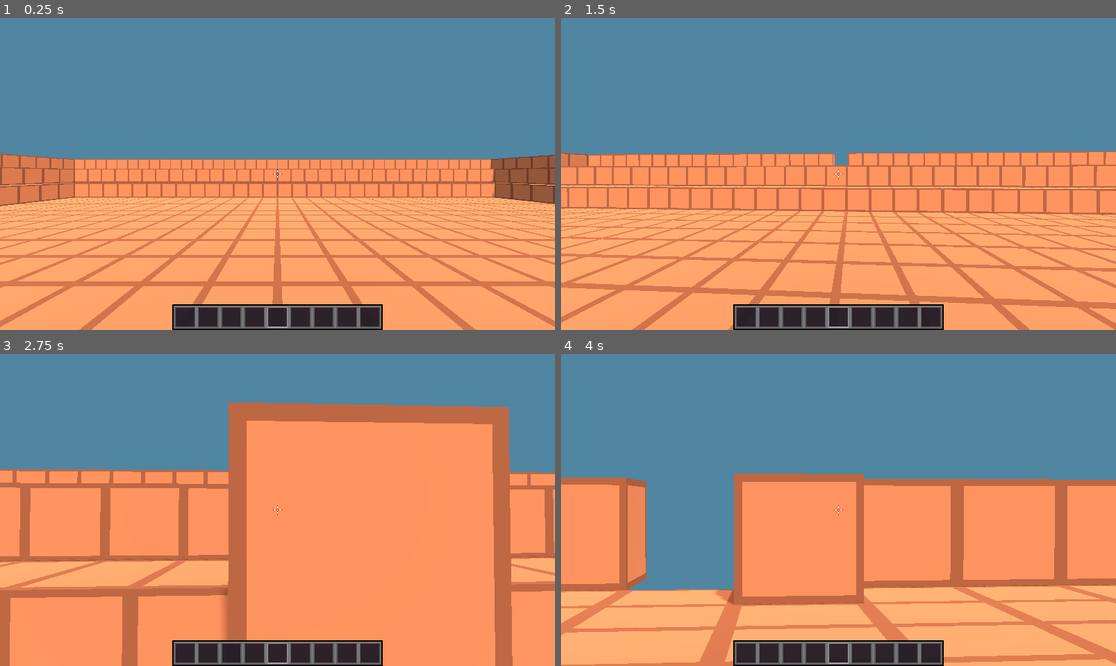
Above: before the commit, frames 1-4 (two rows, left to right).
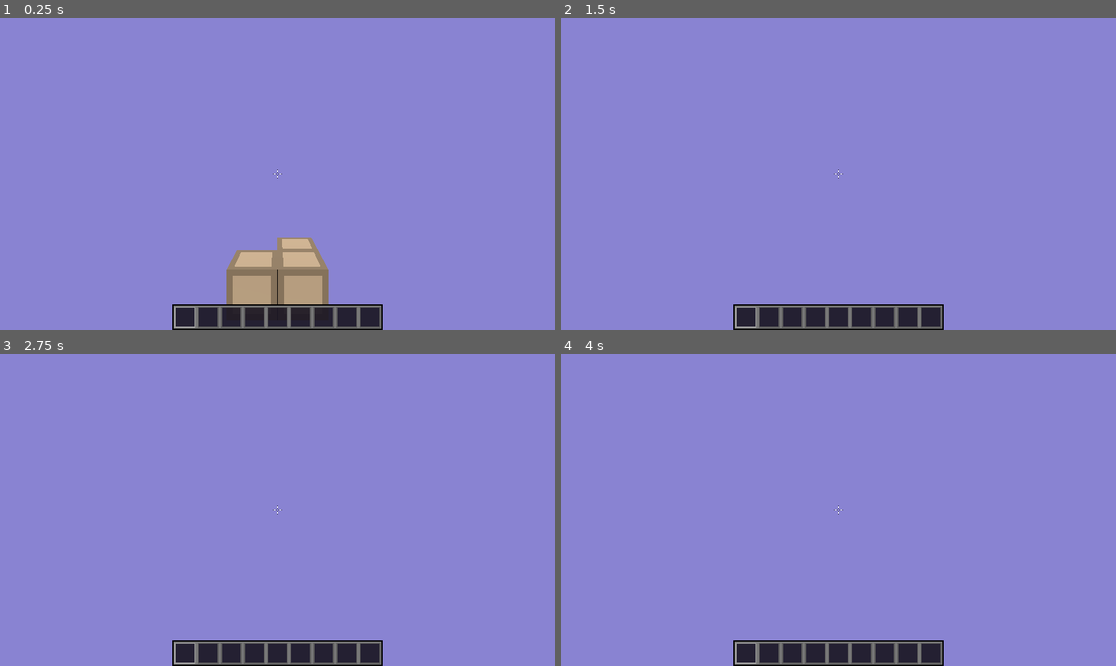
Above: after the commit, the same moments.

Repository: marcospb19/firestone
Game: Godot game, scene res://level.tscn
Same seed, same stepped clock (60 frames per second), same inputs: the game is played once before the commit and once after it.
Inputs (mouse positions are in pixels of both pictures, inside the frame that each line leads up to):
- Up to frame 1 (0.25 s): no input
- Up to frame 2 (1.5 s): tap Enter at 0.5 s; move the mouse to (866, 174) at 0.52 s; hold Ctrl (ctrl) 0.53-1.28 s; hold W (move-forward) from 0.53 s (still down); tap Space (jump) at 0.77 s; move the mouse to (810, 174) at 1.27 s; click (810, 174) at 1.35 s
- Up to frame 3 (2.75 s): keep holding W (move-forward); tap Space (jump) at 1.52 s; move the mouse to (288, 503) at 2.02 s; hold Right mouse button (mouse-right) from 2.03 s (still down)
- Up to frame 4 (4 s): keep holding W (move-forward); move the mouse to (832, 516) at 2.77 s; release Right mouse button (mouse-right) at 2.78 s; tap Shift (shift) at 2.85 s; tap Space (jump) at 3.02, 3.77 s; move the mouse to (877, 513) at 3.52 s; tap Z (zoom) at 3.6 s

The runs differ from the first frame. In frame 1, 97% of the frame differs, in the area x 0-100%, y 0-100%; in frame 2, 97%; in frame 3, 97%; in frame 4, 97%.

Commit message:
checkpoint

Diff:
--- /dev/null
+++ b/VoxelWorld.tscn
@@ -0,0 +1,9 @@
+[gd_scene load_steps=2 format=3 uid="uid://c5n0kfj74fb0p"]
+
+[ext_resource type="Script" uid="uid://v135ipmfsorr" path="res://src/voxel_world.gd" id="1_b5hb6"]
+
+[node name="VoxelWorld" type="MeshInstance3D"]
+script = ExtResource("1_b5hb6")
+
+[node name="UpdateTimer" type="Timer" parent="."]
+one_shot = true
--- a/environment.tscn
+++ b/environment.tscn
@@ -2,15 +2,19 @@
 
 [sub_resource type="Environment" id="Environment_elqe6"]
 background_mode = 1
-background_color = Color(0.315, 0.525, 0.63, 1)
+background_color = Color(0.536658, 0.514364, 0.824575, 1)
 ambient_light_source = 2
-ambient_light_color = Color(1, 1, 1, 1)
+ambient_light_color = Color(1, 0.857, 0.67, 1)
 ambient_light_sky_contribution = 0.0
-ambient_light_energy = 0.55
+ambient_light_energy = 0.75
 reflected_light_source = 1
-tonemap_mode = 2
 
-[node name="Sun" type="DirectionalLight3D"]
+[node name="Node3D" type="Node3D"]
+
+[node name="Environment" type="WorldEnvironment" parent="."]
+environment = SubResource("Environment_elqe6")
+
+[node name="Sun" type="DirectionalLight3D" parent="."]
 transform = Transform3D(0.926138, -0.316544, 0.205103, 0.00120015, 0.546246, 0.837624, -0.377182, -0.77551, 0.506279, 0, 0, 0)
 light_color = Color(1, 0.9, 0.8, 1)
 light_energy = 0.55
@@ -18,6 +22,3 @@
 shadow_enabled = true
 shadow_opacity = 0.75
 sky_mode = 1
-
-[node name="Environment" type="WorldEnvironment" parent="."]
-environment = SubResource("Environment_elqe6")
--- a/level.gd
+++ b/level.gd
@@ -1,74 +1,58 @@
 extends Node3D
 
+const DIMENSIONS := Vector3i(2, 1, 2)
 const BLOCK_WIDTH := 1.0
+const CUT_OFF := 0.0
 const GRID_LAYERS := [15, 16, 20, 21]
-const BLOCKS := [
-	preload("res://src/blocks/dirt.tscn"),
-	preload("res://src/blocks/stone.tscn"),
-	preload("res://src/gates/and.tscn"),
-]
 
 @onready var player = $Player
 @onready var player_initial_position = player.position
 
-var blocks_container: Node3D
-var blocks: Dictionary[Vector3i, CSGPrimitive3D] = {}
+func _ready():
+	var random = FastNoiseLite.new()
+	random.noise_type = FastNoiseLite.TYPE_SIMPLEX
 
-func _ready():
-	blocks_container = Node3D.new()
-	self.add_child(blocks_container)
-
-	var last_layer := 0
-	for i in len(GRID_LAYERS):
-		var layer: int = GRID_LAYERS[i]
-		for x in range(layer):
-			for z in range(layer):
-				if x < last_layer and z < last_layer:
-					continue
-				add_block_at(Vector3(x, i, z), 0)
-				add_block_at(Vector3(-x, i, z), 0)
-				add_block_at(Vector3(x, i, -z), 0)
-				add_block_at(Vector3(-x, i, -z), 0)
-		last_layer = layer
+	for x in DIMENSIONS.x:
+		for y in DIMENSIONS.y:
+			for z in DIMENSIONS.z:
+				var rand = random.get_noise_3d(x, y, z)
+				if rand > CUT_OFF:
+					var coordinate = Vector3i(x, y, z)
+					coordinate -= DIMENSIONS / 2 # centralize
+					coordinate.z -= 5
+					add_block_at(coordinate, VoxelWorld.BlockKind.STONE)
 
 # Only works cause BLOCK_WIDTH == 1.0, TODO: maybe use Vector3.snapped?
 func position_to_coordinate(pos: Vector3) -> Vector3i:
 	return pos.floor()
 
-func add_block_at_world_offset(pos: Vector3, selected_block: int, look_direction: Vector3):
-	add_block_at(position_to_coordinate(pos), selected_block, look_direction)
+func add_block_at_world_offset(pos: Vector3, block_kind: VoxelWorld.BlockKind, look_direction: Vector3):
+	add_block_at(position_to_coordinate(pos), block_kind, look_direction)
 
 func remove_block_at_world_offset(pos: Vector3):
 	remove_block_at(position_to_coordinate(pos))
 
-func add_block_at(coordinate: Vector3i, block_index: int, look_direction: Vector3 = Vector3.FORWARD):
-	if block_index >= BLOCKS.size():
-		return
-	var block: CSGPrimitive3D = BLOCKS[block_index].instantiate()
-	block.position = (Vector3(coordinate) + Vector3.ONE / 2.0) * Utils.BLOCK_WIDTH
-
+func add_block_at(coordinate: Vector3i, block_kind: VoxelWorld.BlockKind, look_direction: Vector3 = Vector3.FORWARD):
 	# Don't place a block if it collides with the player
 	var params := PhysicsShapeQueryParameters3D.new()
 	params.shape = BoxShape3D.new()
-	params.transform = Transform3D(Basis.IDENTITY, block.position)
+	params.shape.size = Vector3.ONE * 0.99
+	params.transform = Transform3D(Basis.IDENTITY, Vector3(coordinate) + Vector3.ONE * 0.5)
 	var collisions = self.get_world_3d().get_direct_space_state().intersect_shape(params, 2)
 	for collision in collisions:
 		if collision["rid"] == $Player.get_rid():
 			return
 
-	remove_block_at(coordinate)
-	blocks_container.add_child(block)
+	$VoxelWorld.add_block(coordinate, block_kind)
 
-	# Rotate based on the look direction
-	block.basis = look_direction_to_block_basis(look_direction)
-
-	blocks[coordinate] = block
+	#remove_block_at(coordinate)
+	## Rotate based on the look direction
+	#block.cube_mesh.basis = look_direction_to_block_basis(look_direction)
 
 func remove_block_at(coordinate: Vector3i):
-	var block = blocks.get(coordinate)
-	if block != null:
-		blocks_container.remove_child(block)
-		blocks.erase(coordinate)
+	$VoxelWorld.remove_block(coordinate)
+		#blocks_container.remove_child(block.cube_collision)
+		#blocks.erase(coordinate)
 
 func _on_player_reset_position():
 	player.position = player_initial_position
@@ -80,3 +64,6 @@
 	look = look.normalized() # Compensate the fact that we zeroed `y`
 	var direction = look.snapped(Vector3.ONE * sqrt(2.0)).normalized() # Snap to one of the four directions
 	return Basis.looking_at(direction * 1_000_000, Vector3.UP)
+
+func _on_voxel_world_updated() -> void:
+	$StaticBody3D/CollisionShape3D.shape = $VoxelWorld.mesh.create_trimesh_shape()
--- a/level.tscn
+++ b/level.tscn
@@ -1,8 +1,9 @@
-[gd_scene load_steps=4 format=3 uid="uid://ctqae8e73sa1w"]
+[gd_scene load_steps=5 format=3 uid="uid://ctqae8e73sa1w"]
 
 [ext_resource type="Script" uid="uid://di3q0dlg8qa27" path="res://level.gd" id="1_f2txt"]
 [ext_resource type="PackedScene" uid="uid://dch0wy1f03eim" path="res://environment.tscn" id="2_28khi"]
 [ext_resource type="PackedScene" uid="uid://dl2ed4gkybggf" path="res://src/player.tscn" id="3_i1mur"]
+[ext_resource type="PackedScene" uid="uid://c5n0kfj74fb0p" path="res://VoxelWorld.tscn" id="4_0b4ue"]
 
 [node name="level" type="Node3D"]
 script = ExtResource("1_f2txt")
@@ -10,9 +11,15 @@
 [node name="Player" parent="." instance=ExtResource("3_i1mur")]
 transform = Transform3D(1, 0, 0, 0, 1, 0, 0, 0, 1, 0, 1.25787, 0)
 
-[node name="Sun" parent="." instance=ExtResource("2_28khi")]
-transform = Transform3D(0.946325, -0.273407, 0.172389, 0.0261095, 0.596274, 0.802356, -0.322161, -0.754789, 0.571407, 0, 10, 0)
+[node name="Environment" parent="." instance=ExtResource("2_28khi")]
+
+[node name="VoxelWorld" parent="." instance=ExtResource("4_0b4ue")]
+
+[node name="StaticBody3D" type="StaticBody3D" parent="."]
+
+[node name="CollisionShape3D" type="CollisionShape3D" parent="StaticBody3D"]
 
 [connection signal="add_block" from="Player" to="." method="add_block_at_world_offset"]
 [connection signal="remove_block" from="Player" to="." method="remove_block_at_world_offset"]
 [connection signal="reset_position" from="Player" to="." method="_on_player_reset_position"]
+[connection signal="updated" from="VoxelWorld" to="." method="_on_voxel_world_updated"]
--- a/materials/and_block.tres
+++ /dev/null
@@ -1,7 +0,0 @@
-[gd_resource type="StandardMaterial3D" load_steps=2 format=3 uid="uid://cithg67xrbqy5"]
-
-[ext_resource type="Texture2D" uid="uid://c0oleg6qtq3nw" path="res://assets/and_gate.png" id="1_ocwmp"]
-
-[resource]
-albedo_texture = ExtResource("1_ocwmp")
-texture_filter = 4
--- /dev/null
+++ b/materials/blocks_material.tres
@@ -0,0 +1,7 @@
+[gd_resource type="StandardMaterial3D" load_steps=2 format=3 uid="uid://dex80vmjwggg0"]
+
+[ext_resource type="Texture2D" uid="uid://cc3i8dfvqggql" path="res://assets/blocks.png" id="1_jkiw8"]
+
+[resource]
+albedo_texture = ExtResource("1_jkiw8")
+texture_filter = 4
--- a/materials/dirt_block.tres
+++ /dev/null
@@ -1,7 +0,0 @@
-[gd_resource type="StandardMaterial3D" load_steps=2 format=3 uid="uid://dp0do4gktt6g7"]
-
-[ext_resource type="Texture2D" uid="uid://0t7dbnxgfaic" path="res://assets/dirt_block.png" id="1_s2dcj"]
-
-[resource]
-albedo_texture = ExtResource("1_s2dcj")
-texture_filter = 4
--- a/materials/stone_block.tres
+++ /dev/null
@@ -1,7 +0,0 @@
-[gd_resource type="StandardMaterial3D" load_steps=2 format=3 uid="uid://c2cuond5o7it4"]
-
-[ext_resource type="Texture2D" uid="uid://0x2ioverp8tx" path="res://assets/stone_block.png" id="1_sgrms"]
-
-[resource]
-albedo_texture = ExtResource("1_sgrms")
-texture_filter = 4
--- a/src/blocks/dirt.tscn
+++ /dev/null
@@ -1,7 +0,0 @@
-[gd_scene load_steps=2 format=3 uid="uid://c1b7ifyn65rfp"]
-
-[ext_resource type="Material" uid="uid://dp0do4gktt6g7" path="res://materials/dirt_block.tres" id="1_8a33i"]
-
-[node name="CSGBox3D" type="CSGBox3D"]
-use_collision = true
-material = ExtResource("1_8a33i")
--- a/src/blocks/stone.tscn
+++ /dev/null
@@ -1,7 +0,0 @@
-[gd_scene load_steps=2 format=3 uid="uid://cwx75f0iebd41"]
-
-[ext_resource type="Material" uid="uid://c2cuond5o7it4" path="res://materials/stone_block.tres" id="1_pl2v4"]
-
-[node name="CSGBox3D" type="CSGBox3D"]
-use_collision = true
-material = ExtResource("1_pl2v4")
--- a/src/floor.tscn
+++ b/src/floor.tscn
@@ -8,6 +8,5 @@
 uv1_world_triplanar = true
 
 [node name="Floor" type="CSGBox3D"]
-transform = Transform3D(1, 0, 0, 0, 1, 0, 0, 0, 1, 0, -0.5, 0)
 size = Vector3(64, 1, 64)
 material = SubResource("StandardMaterial3D_spa7t")
--- a/src/gates/and.tscn
+++ b/src/gates/and.tscn
@@ -1,10 +1,7 @@
-[gd_scene load_steps=3 format=3 uid="uid://be2a8f1jkcwat"]
+[gd_scene load_steps=2 format=3 uid="uid://be2a8f1jkcwat"]
 
-[ext_resource type="Material" uid="uid://cithg67xrbqy5" path="res://materials/and_block.tres" id="1_m23b8"]
-
-[sub_resource type="BoxMesh" id="BoxMesh_a80vk"]
-material = ExtResource("1_m23b8")
+[sub_resource type="ImmediateMesh" id="ImmediateMesh_jcrac"]
 
 [node name="AndGate" type="CSGMesh3D"]
 use_collision = true
-mesh = SubResource("BoxMesh_a80vk")
+mesh = SubResource("ImmediateMesh_jcrac")
--- /dev/null
+++ b/src/hotbar.gd
@@ -0,0 +1,12 @@
+class_name Hotbar
+
+var elements: Array[VoxelWorld.BlockKind] = [
+	VoxelWorld.BlockKind.DIRT,
+	VoxelWorld.BlockKind.STONE,
+	VoxelWorld.BlockKind.GATE_AND,
+]
+
+func access(index: int):
+	if index >= elements.size():
+		return null
+	return elements[index]
--- a/src/player.gd
+++ b/src/player.gd
@@ -5,7 +5,7 @@
 @export var jump_strength := 8.0
 @export var gravity := 25.0
 
-signal add_block(at_offset: Vector3, selected_block: int, look_direction: Vector3)
+signal add_block(at_offset: Vector3, block_kind: VoxelWorld.BlockKind, look_direction: Vector3)
 signal remove_block(at_offset: Vector3)
 signal reset_position
 
@@ -20,10 +20,14 @@
 var movement_velocity: Vector3
 var is_running := false
 var edit_block_timer: SceneTreeTimer
-var selected_block := 0
-var is_flying := false
+var is_flying := true
 var is_flying_toggle_timer: SceneTreeTimer
 var is_zooming := false
+var hotbar := Hotbar.new() # Tells what blocks are in what position, not the best abstraction
+var selected_block: int:
+	set(value):
+		selected_block = value
+		ui.update_selected_block(value)
 
 @onready var ui = $InGameUI
 @onready var camera: Camera3D = $Head/Camera
@@ -35,6 +39,7 @@
 	Utils.set_main_camera(camera)
 	edit_block_timer = self.get_tree().create_timer(0)
 	is_flying_toggle_timer = self.get_tree().create_timer(0)
+	selected_block = 0
 
 func _input(event):
 	if not Utils.is_mouse_captured():
@@ -44,11 +49,16 @@
 		var rotation_diff = MOUSE_SENSITIVITY * event.relative * zoom_multiplier
 		rotation.y -= rotation_diff.x
 		camera.rotation.x = clampf(camera.rotation.x - rotation_diff.y, deg_to_rad(-90.0), deg_to_rad(90.0))
-	if event is InputEventKey and event.is_pressed():
-		var number = int(event.as_text_keycode()) # crazy conversion
-		if number >= 1:
-			selected_block = number - 1
-			ui.update_selected_block(selected_block)
+	elif event.is_pressed():
+		if event is InputEventMouseButton:
+			if event.button_index == MOUSE_BUTTON_WHEEL_DOWN:
+				selected_block = (selected_block + 1) % 9
+			elif event.button_index == MOUSE_BUTTON_WHEEL_UP:
+				selected_block = (selected_block + 8) % 9
+		elif event is InputEventKey:
+			var number = int(event.as_text_keycode()) # crazy conversion
+			if number >= 1:
+				selected_block = number - 1
 
 func _physics_process(delta: float):
 	if Utils.is_mouse_captured():
@@ -137,9 +147,12 @@
 	var point = raycast.get_collision_point()
 	var normal = raycast.get_collision_normal()
 	if is_add:
-		add_block.emit(point + normal / 100000.0, selected_block, add_block_look_direction)
+		var block = hotbar.access(selected_block)
+		if block == null:
+			return
+		add_block.emit(point + normal * 0.1, block, add_block_look_direction)
 	else:
-		remove_block.emit(point - normal / 100000.0)
+		remove_block.emit(point - normal * 0.1)
 	if fast:
 		edit_block_timer = self.get_tree().create_timer(BLOCK_FAST_PLACE_DELAY)
 	else:
--- /dev/null
+++ b/src/voxel_world.gd
@@ -0,0 +1,155 @@
+class_name VoxelWorld extends MeshInstance3D
+
+signal updated
+
+enum Face { FRONT, RIGHT, BACK, LEFT, TOP, BOTTOM }
+enum BlockKind { DIRT, STONE, GATE_AND }
+
+const FACE_TRIANGLES: Dictionary[Face, Array] = {
+	Face.FRONT: [[0, 4, 5], [0, 5, 1]],
+	Face.RIGHT: [[1, 5, 6], [1, 6, 2]],
+	Face.BACK: [[2, 6, 7], [2, 7, 3]],
+	Face.LEFT: [[3, 7, 4], [3, 4, 0]],
+	Face.TOP: [[4, 7, 6], [4, 6, 5]],
+	Face.BOTTOM: [[0, 1, 2], [0, 2, 3]],
+}
+
+const VERTICES_PER_BLOCK := 6 * 6
+const CUBE_VERTICES_MAPPING: Array[Vector3] = [
+	Vector3(0.0, 0.0, 1.0),
+	Vector3(1.0, 0.0, 1.0),
+	Vector3(1.0, 0.0, 0.0),
+	Vector3(0.0, 0.0, 0.0),
+	Vector3(0.0, 1.0, 1.0),
+	Vector3(1.0, 1.0, 1.0),
+	Vector3(1.0, 1.0, 0.0),
+	Vector3(0.0, 1.0, 0.0),
+]
+
+const UVS_PER_BLOCK := 6 * 6
+const BLOCKS_TEXTURE_UV_OFFSET: Dictionary[BlockKind, Vector2] = {
+	BlockKind.STONE: Vector2(0.0, 0.0),
+	BlockKind.DIRT: Vector2(0.25, 0.0),
+	BlockKind.GATE_AND: Vector2(0.5, 0.0),
+}
+
+const NORMALS_PER_BLOCK := 6 * 6
+const FACE_NORMALS: Dictionary[Face, Vector3i] = {
+	Face.FRONT: Vector3i.BACK, # flipped?
+	Face.RIGHT: Vector3i.RIGHT,
+	Face.BACK: Vector3i.FORWARD, # flipped?
+	Face.LEFT: Vector3i.LEFT,
+	Face.TOP: Vector3i.UP,
+	Face.BOTTOM: Vector3i.DOWN,
+}
+const BLOCKS_MATERIAL: StandardMaterial3D = preload("res://materials/blocks_material.tres")
+
+var surface_array := []
+var vertices := PackedVector3Array()
+var normals := PackedVector3Array()
+var uvs := PackedVector2Array()
+
+var block_indices: Dictionary[Vector3i, int] = {}
+# Behaves like a Stack, enables accessing element of block_indices with greatest index
+var block_positions := PackedVector3Array()
+
+var update_pending := false
+
+func _init():
+	mesh = ArrayMesh.new()
+	surface_array.resize(Mesh.ARRAY_MAX)
+
+func add_block(pos: Vector3i, kind: BlockKind):
+	print("vertices.size() = ", vertices.size())
+	print("normals.size() = ", normals.size())
+	print("uvs.size() = ", uvs.size())
+	print(UVS_PER_BLOCK)
+	print(block_positions.size())
+	print(UVS_PER_BLOCK * block_positions.size())
+
+	if block_indices.has(pos):
+		remove_block(pos)
+
+	block_indices.set(pos, block_indices.size())
+	block_positions.append(pos)
+
+	# Pela checagem de vizinhos, o add face coloca uma quantidade dinâmica de
+	# elementos nos arrays
+
+	# Por conta disso, um swap_remove naive que assume tamanho fixo não vai
+	# funcionar, preciso brainstormar como vou resolver
+
+
+	var uv_offset = BLOCKS_TEXTURE_UV_OFFSET[kind]
+	if not has_neighbor(Face.FRONT, pos):
+		add_face(Face.FRONT, pos, uv_offset)
+	if not has_neighbor(Face.RIGHT, pos):
+		add_face(Face.RIGHT, pos, uv_offset)
+	if not has_neighbor(Face.BACK, pos):
+		add_face(Face.BACK, pos, uv_offset)
+	if not has_neighbor(Face.LEFT, pos):
+		add_face(Face.LEFT, pos, uv_offset)
+	if not has_neighbor(Face.TOP, pos):
+		add_face(Face.TOP, pos, uv_offset)
+	if not has_neighbor(Face.BOTTOM, pos):
+		add_face(Face.BOTTOM, pos, uv_offset)
+	enqueue_mesh_update()
+
+func remove_block(remove_pos: Vector3i):
+	var remove_index := block_indices[remove_pos]
+	var last_pos := Vector3i(block_positions[-1])
+	var last_index := block_indices[last_pos]
+
+	block_indices.erase(remove_pos)
+	block_positions.remove_at(block_positions.size() - 1)
+
+	# Do the equivalent of Rust's Vec::swap_remove for stable deletion
+	if last_index != remove_index:
+		for i in range(VERTICES_PER_BLOCK):
+			vertices[(VERTICES_PER_BLOCK + 1) * remove_index - i] = vertices[-i]
+		for i in range(NORMALS_PER_BLOCK):
+			normals[(NORMALS_PER_BLOCK + 1) * remove_index - i] = normals[-i]
+		for i in range(UVS_PER_BLOCK):
+			uvs[(UVS_PER_BLOCK + 1) * remove_index - i] = uvs[-i]
+	vertices.resize(block_positions.size() * VERTICES_PER_BLOCK)
+	normals.resize(block_positions.size() * NORMALS_PER_BLOCK)
+	uvs.resize(block_positions.size() * UVS_PER_BLOCK)
+	enqueue_mesh_update()
+
+func enqueue_mesh_update():
+	if not update_pending:
+		if not $UpdateTimer.is_stopped() or $UpdateTimer.time_left > 0.05:
+			update_pending = true
+			await $UpdateTimer.timeout
+			update_pending = false
+		$UpdateTimer.start(0.05)
+		$UpdateTimer.paused = false
+		commit_mesh_surface()
+
+
+func has_neighbor(face: Face, pos: Vector3i) -> bool:
+	var neighbor_position = pos + FACE_NORMALS[face]
+	return block_indices.has(neighbor_position)
+
+func add_face(face: Face, pos: Vector3i, uv_offset: Vector2):
+	for triangle in FACE_TRIANGLES[face]:
+		for vertex_index in triangle:
+			var vertex = CUBE_VERTICES_MAPPING[vertex_index]
+			vertices.append(vertex + Vector3(pos))
+			normals.append(Vector3(FACE_NORMALS[face]))
+
+	uvs.append(uv_offset + Vector2(0.0, 0.0))
+	uvs.append(uv_offset + Vector2(0.25, 0.0))
+	uvs.append(uv_offset + Vector2(0.25, 0.25))
+	uvs.append(uv_offset + Vector2(0.0, 0.0))
+	uvs.append(uv_offset + Vector2(0.25, 0.25))
+	uvs.append(uv_offset + Vector2(0.0, 0.25))
+
+func commit_mesh_surface():
+	surface_array[Mesh.ARRAY_VERTEX] = vertices
+	surface_array[Mesh.ARRAY_NORMAL] = normals
+	surface_array[Mesh.ARRAY_TEX_UV] = uvs
+	mesh.clear_surfaces()
+	mesh.add_surface_from_arrays(Mesh.PRIMITIVE_TRIANGLES, surface_array)
+	mesh.surface_set_material(0, BLOCKS_MATERIAL)
+	updated.emit()
Binary file removed: assets/and_gate.png
Not shown, removed: assets/and_gate.png.import
Binary file added: assets/blocks.png
Not shown, changed: assets/blocks.png.import
Binary file removed: assets/dirt_block.png
Not shown, removed: assets/dirt_block.png.import
Binary file removed: assets/stone_block.png
Not shown, added: src/hotbar.gd.uid
Not shown, added: src/voxel_world.gd.uid
